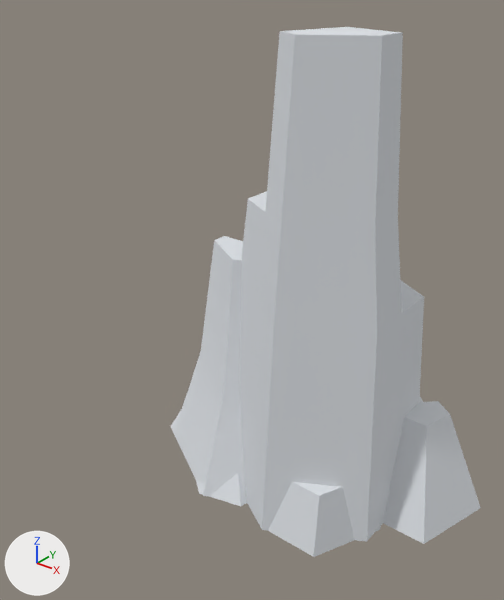
What one commit did to the Blender file assets/raw/rocks.blend.
Both versions are drawn from a 50 mm camera at (3.91, -3.25, 3.96) aimed at (0.89, 0.53, 1.62). The lights are fixed; the arrows at lower left show +X, +Y and +Z.

Names of what the first picture shows: 'rock00', 'rock01', 'rock02'.
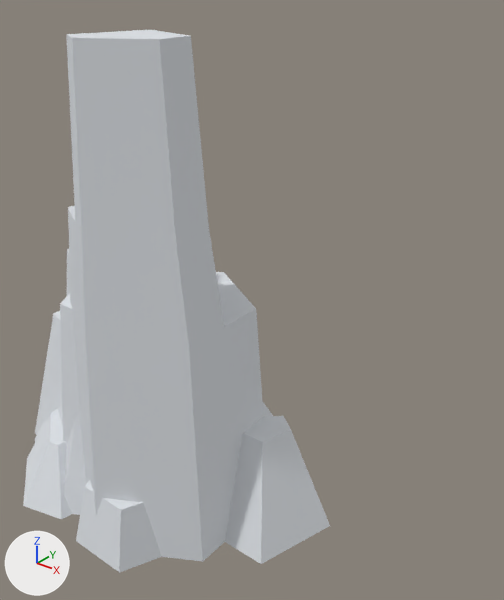
Boxes (x1, y1, x2, y2) around the edits, measured in the pictures (504 x 600 px):
'rock00', moved: before (171, 27, 481, 544); after (35, 30, 330, 564)
'rock01', moved: before (196, 397, 423, 557); after (23, 293, 273, 573)
'rock02', moved: before (173, 236, 245, 497); after (64, 249, 86, 515)

The change, as a diff of the scene's bpy script:
```diff
--- a/assets/raw/rocks.blend.py
+++ b/assets/raw/rocks.blend.py
@@ ob_rock00 @@
 ob_rock00 = bpy.data.objects.new('rock00', me_mesh1_group1_model_001)
-ob_rock00.location = (-0.09, 0.0, 0.0)
+ob_rock00.location = (-0.929, -0.922, 0.0)
 ob_rock00.rotation_euler = (1.571, 0.0, 0.0)  # degrees (90, 0, 0)
@@ ob_rock02 @@
 ob_rock02 = bpy.data.objects.new('rock02', me_mesh1_tall_rock_3_model)
-ob_rock02.location = (0.0, 0.0, 0.0)
+ob_rock02.location = (-0.757, -0.854, 0.0)
 ob_rock02.rotation_euler = (1.571, 0.0, 0.0)  # degrees (90, 0, 0)
@@ ob_rock01 @@
 ob_rock01 = bpy.data.objects.new('rock01', me_mesh1_group1_model)
-ob_rock01.location = (0.0, 0.0, 0.0)
+ob_rock01.location = (-1.011, -0.996, 0.0)
 ob_rock01.rotation_euler = (1.571, 0.0, 0.0)  # degrees (90, 0, 0)
```
